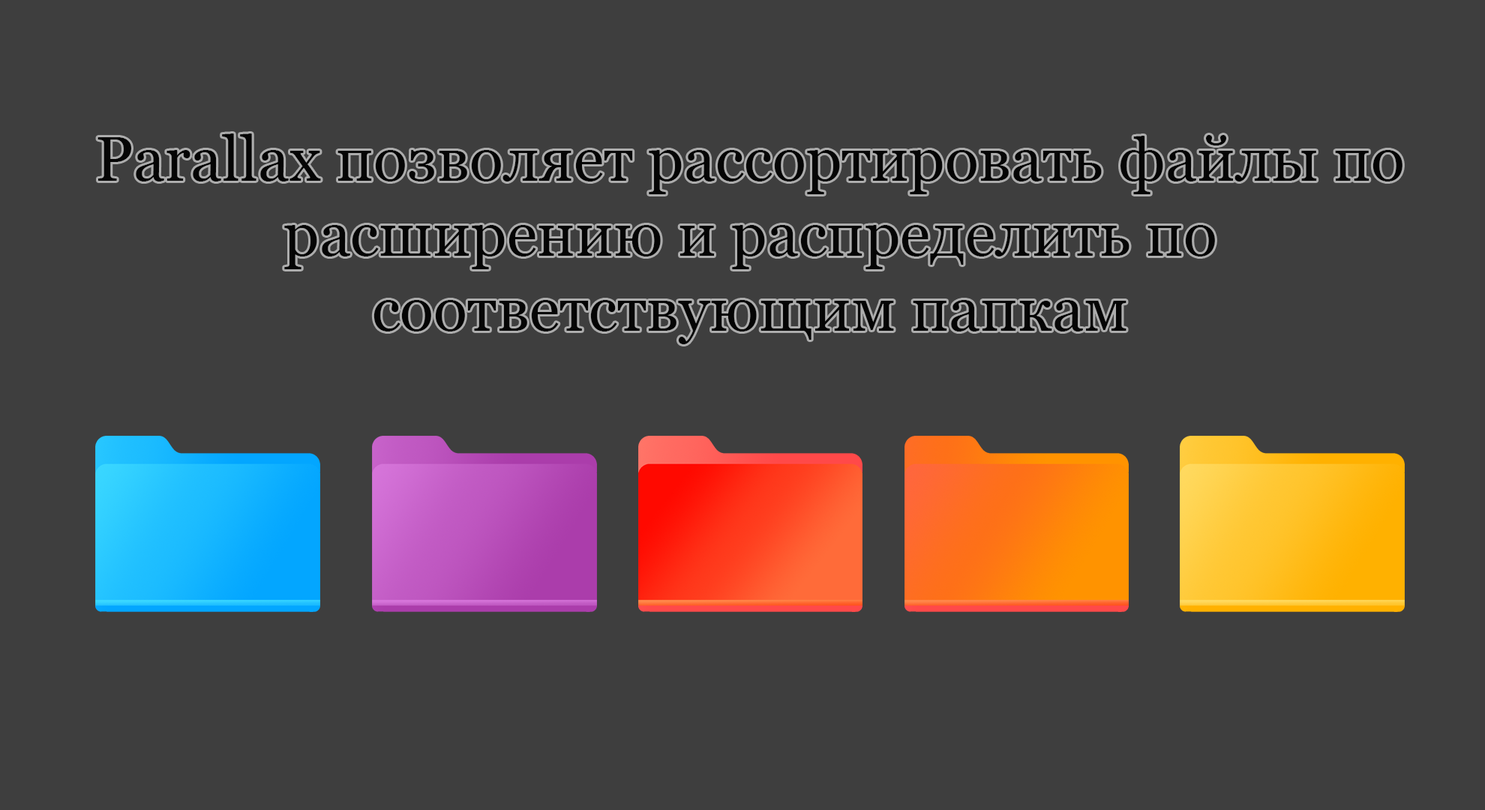
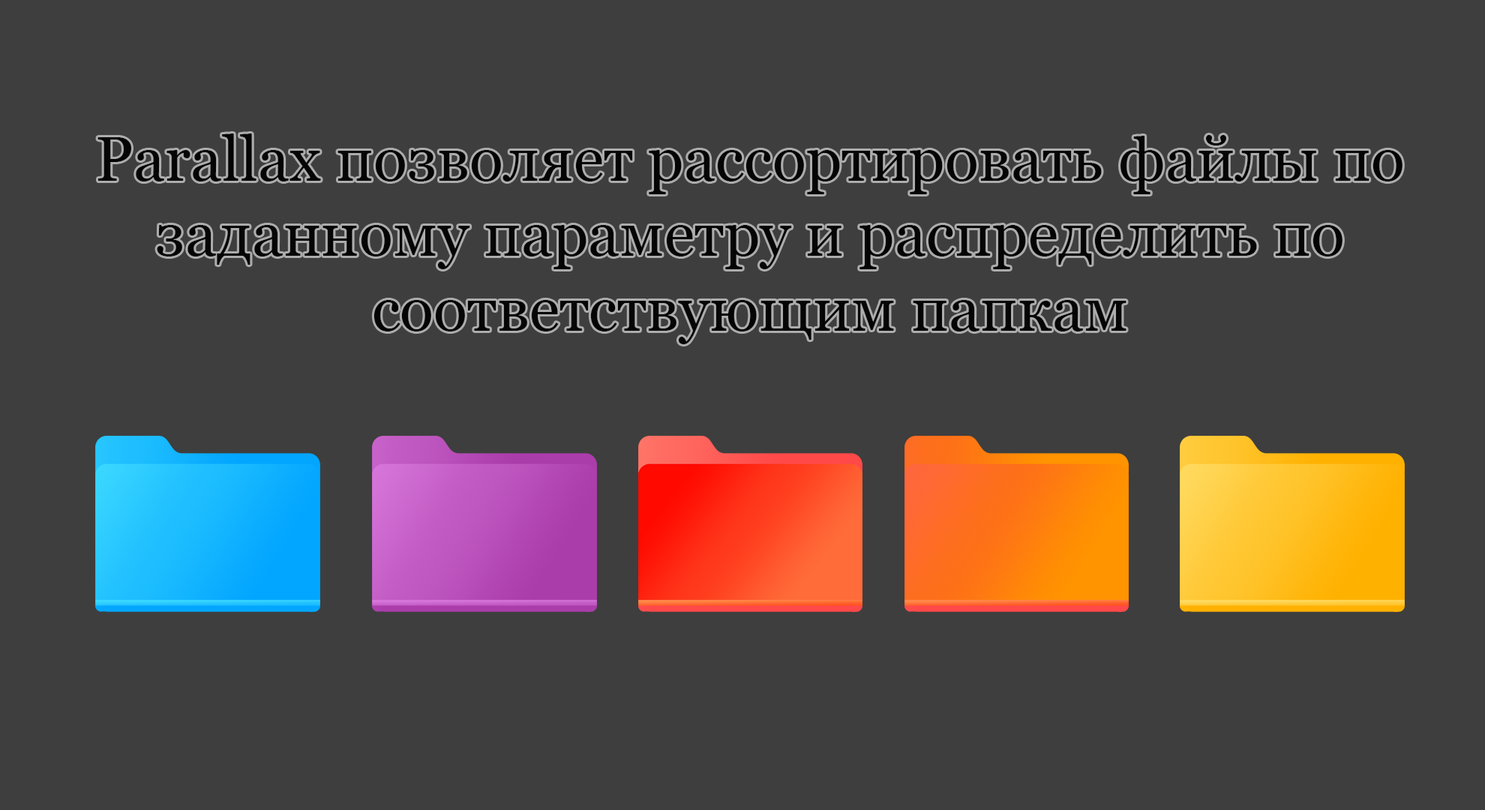
Layered file, before and after one edit (1485x810). Changes by layer:
renamed "Parallax позволяет рассортировать файлы по расширению и распред" to "Parallax позволяет рассортировать файлы по заданному параметру", painted on it over [154, 222, 1346, 272]
